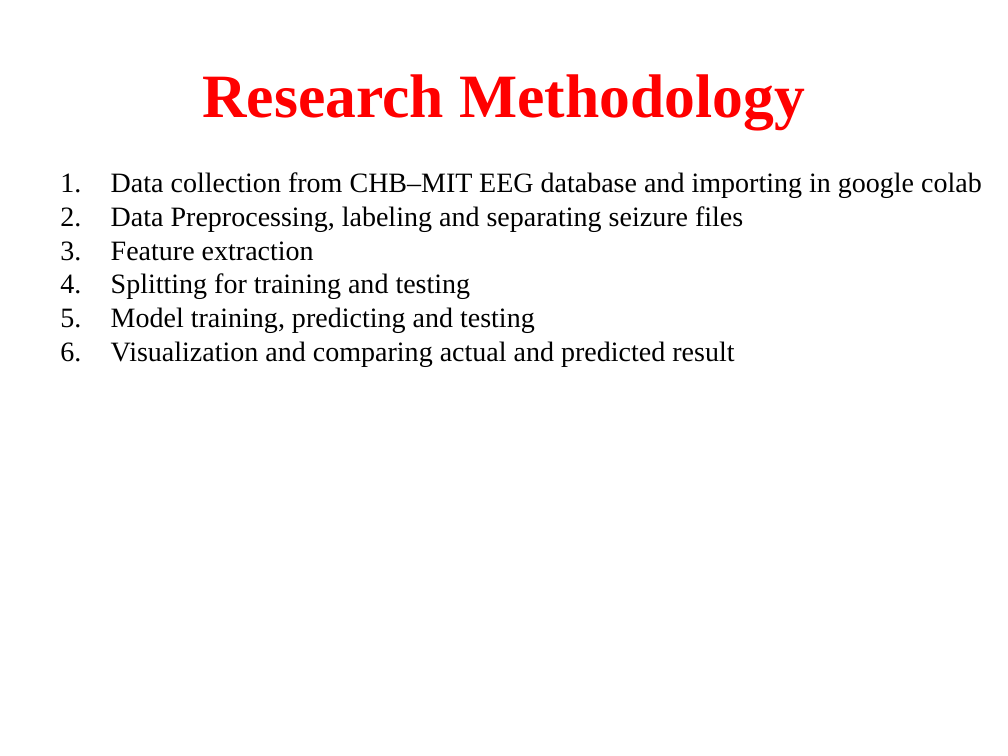
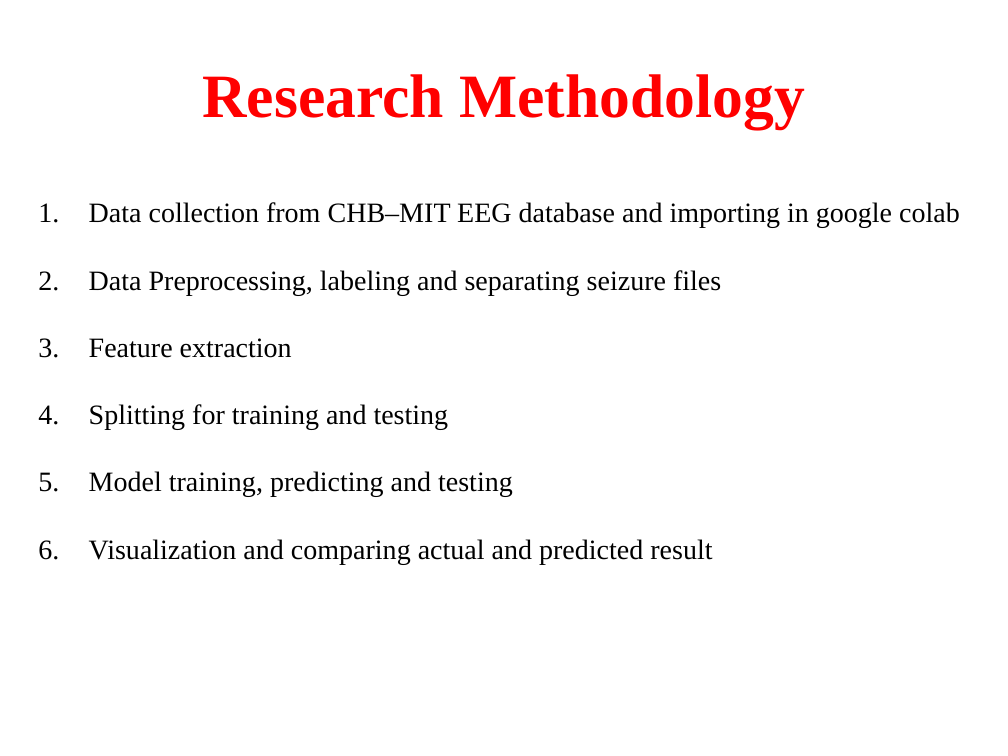
Before and after one commit to ProjectHem/Engineering_Project, a slide deck: slide 5 of Documents/Oral Presentation/oralPresentation_22106178.pptx (slide 6 before the commit). Drawn at 1008x756 pixels with LibreOffice and Linux fonts; fonts in the diff are those of the drawing. Boxes give left, top, right and bottom in pixels: in the first picture for what was removed or moved away, otherwise in the second. Text is boxed around its words. In the diff, an @@ line names an element or a change of style, - is before the commit and + after.

Commit message:
research gap added

```diff
--- a/Documents/Oral Presentation/oralPresentation_22106178.pptx
+++ b/Documents/Oral Presentation/oralPresentation_22106178.pptx
@@ text "Data collection from CHB–MIT EEG ...": place and size @@
-text "Data collection from CHB–MIT EEG ..." at (111, 172, 982, 366)
+text "Data collection from CHB–MIT EEG ..." at (89, 202, 960, 564)
@@ text "Data collection from CHB–MIT EEG ..." at (89, 202, 960, 564): line spacing 1 to 2 @@
```
Also in this commit, not shown: 1 slide added, 2 slides removed.
